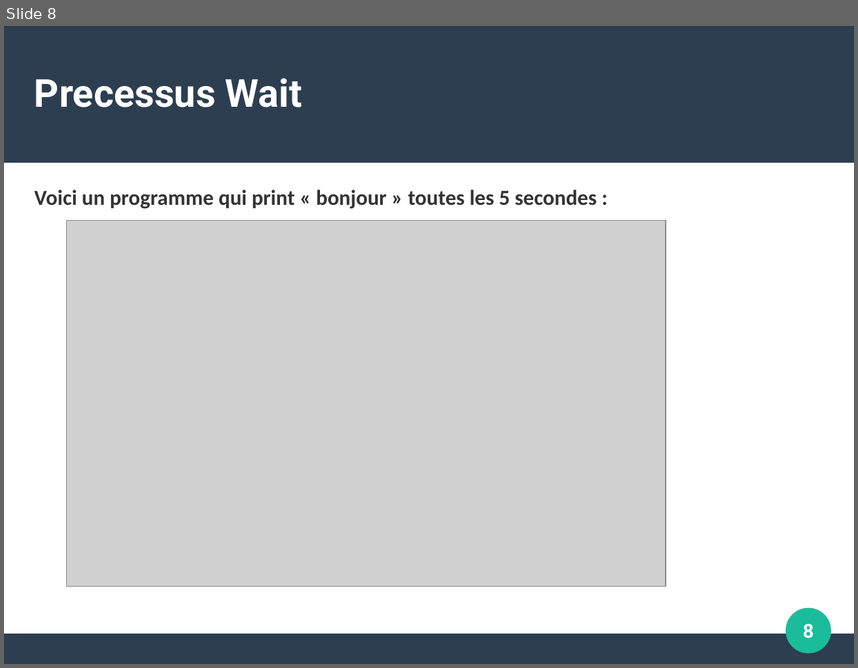
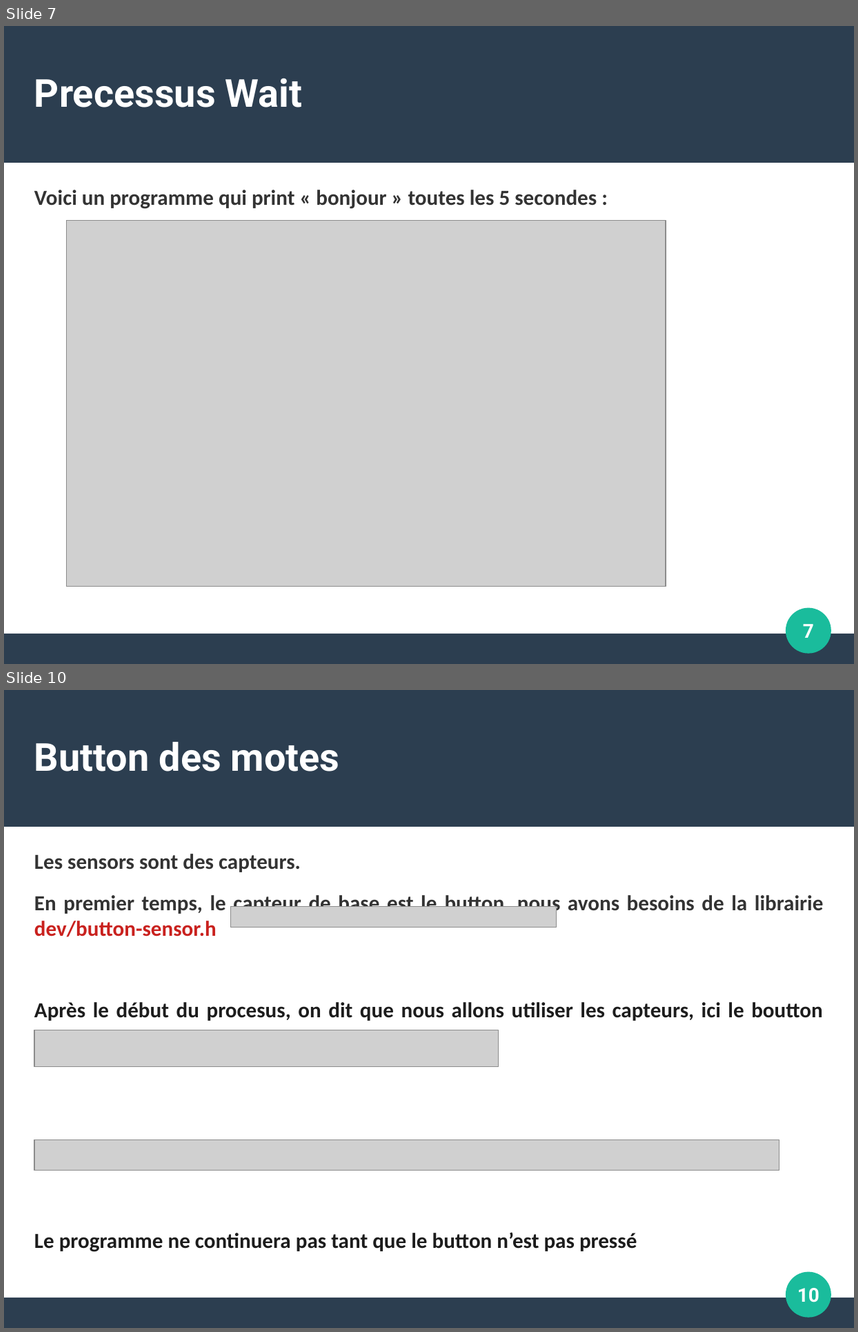
Before and after one commit to Hugo-SEQUIER/ProjetS3, a slide deck: ressources/nos_resumes/programmer_sur_contiki.odp. Shown one above the other, each under a label of ours: slide 8 before the commit, slides 7 and 10 after it; the slides between them are not shown. The pictures are 858x668 and 858x1332 pixels, drawn with LibreOffice and Linux fonts; fonts in the diff are those of the drawing; grey boxes stand for pictures. Boxes give left, top, right and bottom in pixels: in the first picture for what was removed or moved away, otherwise in the second. Text is boxed around its words. In the diff, an @@ line names an element or a change of style, - is before the commit and + after.

```diff
--- a/ressources/nos_resumes/programmer_sur_contiki.odp
+++ b/ressources/nos_resumes/programmer_sur_contiki.odp
@@ slide 10 added at [4, 690, 854, 1328], background #FFFFFF; not listed: 3 template elements that a slide beside it also shows @@
@@ title added at [34, 742, 340, 771], 36 pt, text #FFFFFF, bold @@
+Button des motes
@@ text added at [34, 854, 824, 1252], 20 pt, text #1C1C1C, bold @@
+Les sensors sont des capteurs.
+En premier temps, le capteur de base est le button, nous avons besoins de la librairie dev/button-sensor.h
+Après le début du procesus, on dit que nous allons utiliser les capteurs, ici le boutton avec :
+Il ne reste plus qu’à faire un déclancheur avec :
+Le programme ne continuera pas tant que le button n’est pas pressé
@@ picture added at [231, 906, 556, 927] @@
@@ picture added at [34, 1030, 497, 1067] @@
@@ picture added at [34, 1140, 780, 1170] @@
@@ page number added at [797, 1288, 820, 1302], 18 pt, text #FFFFFF, bold @@
+10
@@ what was slide 8 is now slide 7 @@
@@ page number at [803, 624, 814, 637]: text changed @@
-8
+7
```
Also in this commit, not shown: 3 slides changed, 4 other slides added, 2 slides removed, 6 other files.
